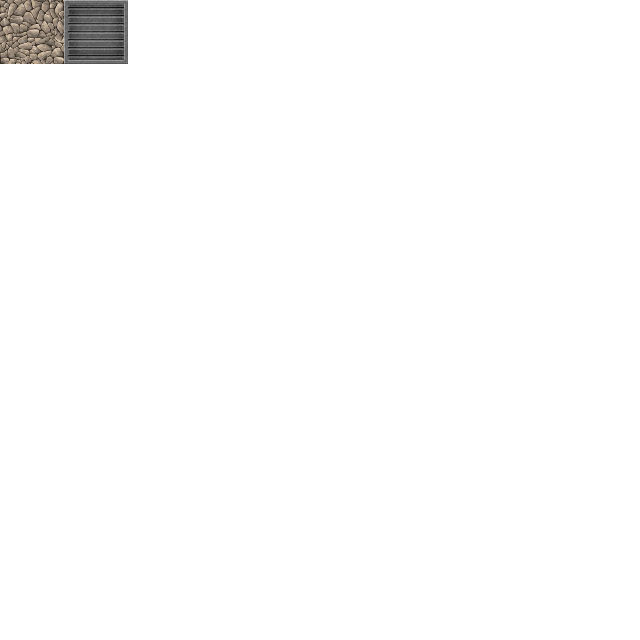
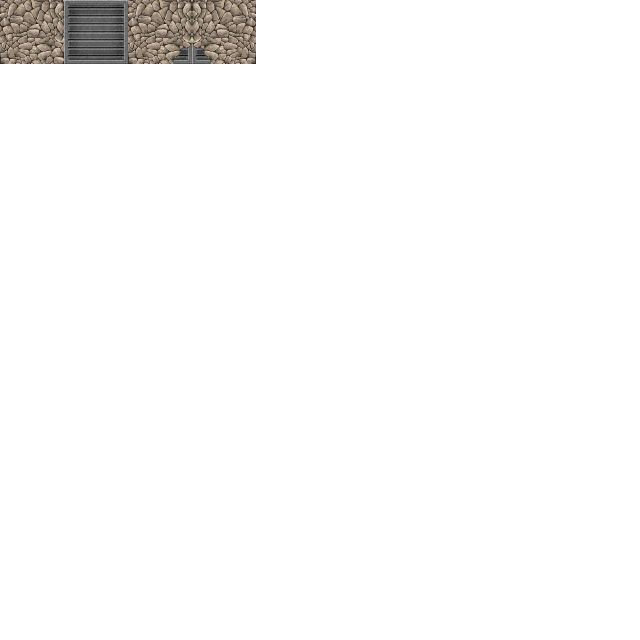
Layer changes from the first w=640, h=640 image to the second:
added layer "stone copy #1" above "iron copy #1" over [192, 0, 256, 64]
added layer "iron copy #1" above "stone copy" over [192, 0, 256, 64]
added layer "stone copy" above "iron copy" over [128, 0, 192, 64]
added layer "iron copy" above "iron" over [128, 0, 192, 64]
